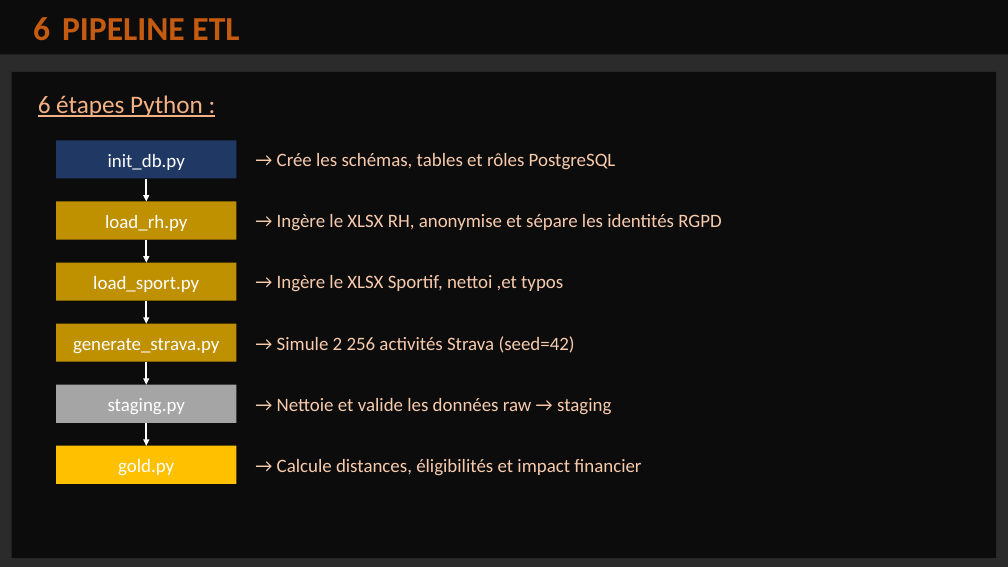
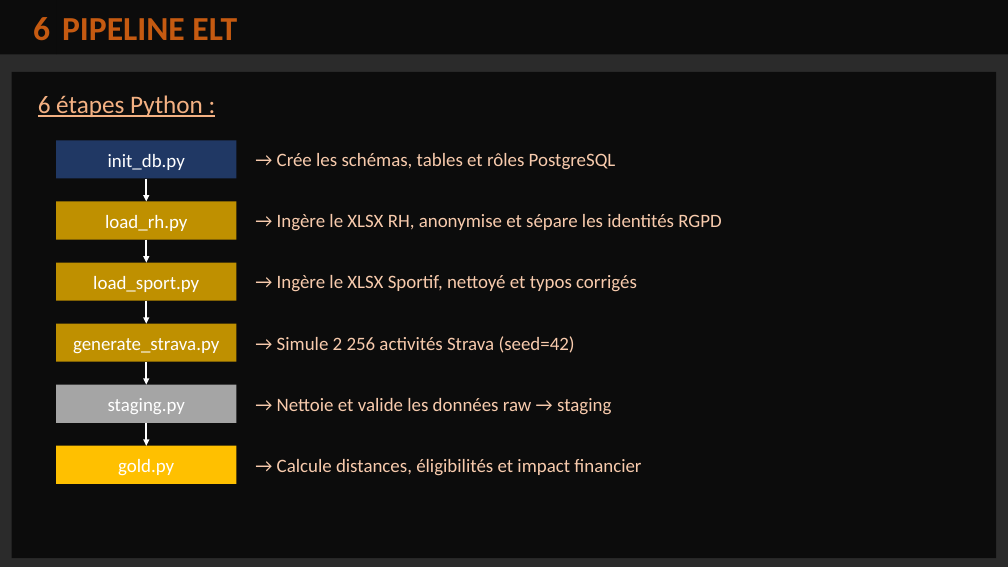
Before and after one commit to merais/formation, a slide deck: slide 7 of P12_Gerez_un_projet_d_infrastructure_aymeric_bailleul/_orchestration/_docs/ABAI_02_presentation.pptx. Drawn at 1008x567 pixels with LibreOffice and Linux fonts; fonts in the diff are those of the drawing; background and template pictures are left out; a plain dark background stands for a picture behind light text. Boxes give left, top, right and bottom in pixels: in the first picture for what was removed or moved away, otherwise in the second. Text is boxed around its words. In the diff, an @@ line names an element or a change of style, - is before the commit and + after.

```diff
--- a/P12_Gerez_un_projet_d_infrastructure_aymeric_bailleul/_orchestration/_docs/ABAI_02_presentation.pptx
+++ b/P12_Gerez_un_projet_d_infrastructure_aymeric_bailleul/_orchestration/_docs/ABAI_02_presentation.pptx
@@ text in rectangle at [62, 18, 237, 40]: text changed @@
-PIPELINE ETL
+PIPELINE ELT
@@ text at [277, 275, 637, 292]: text changed @@
-→ Ingère le XLSX Sportif, nettoi ,et typos
+→ Ingère le XLSX Sportif, nettoyé et typos corrigés
```
Also in this commit, not shown: 1 other slide changed, 17 other files.
